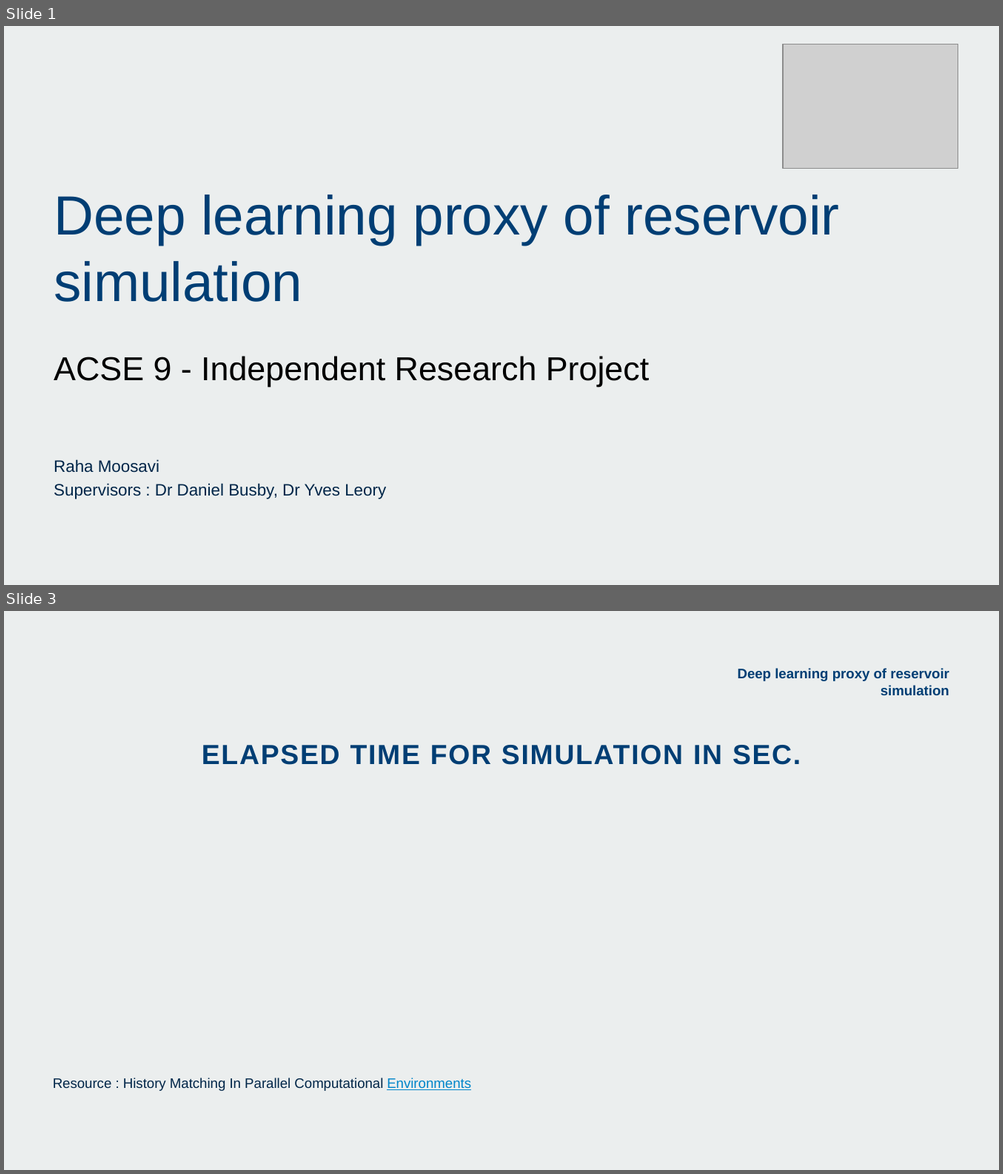
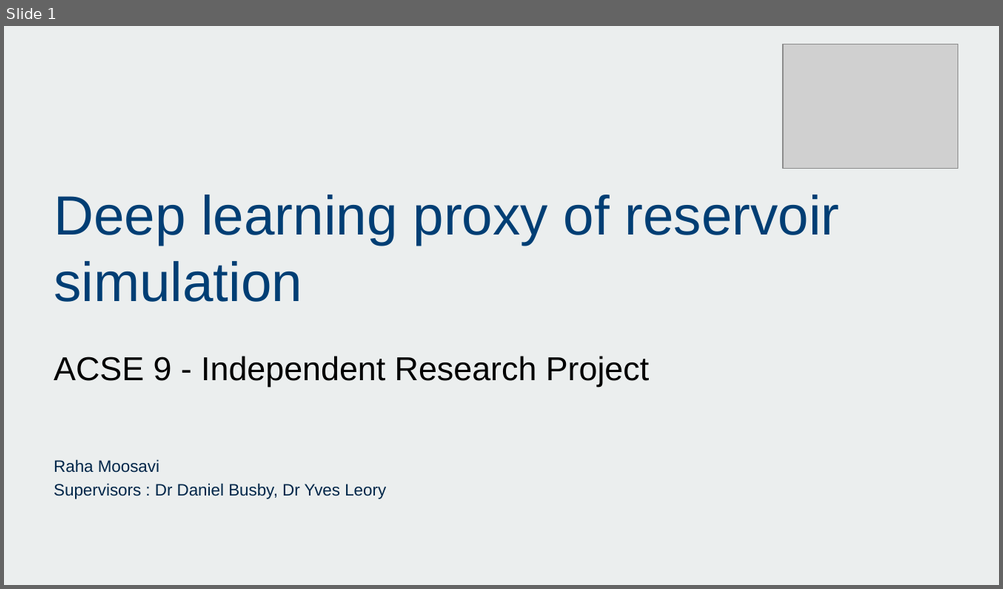
Before and after one commit to acse-srm3018/DeeplearningProxy, a slide deck: RahaMoosavi_presentation_ACSE9.pptx. Shown one above the other, each under a label of ours: slides 1 and 3 before the commit, slide 1 after it; the slides between them are not shown. The pictures are 1003x1174 and 1003x589 pixels, drawn with LibreOffice and Linux fonts; fonts in the diff are those of the drawing; grey boxes stand for pictures; background and template pictures are left out. Boxes give left, top, right and bottom in pixels: in the first picture for what was removed or moved away, otherwise in the second. Text is boxed around its words. In the diff, an @@ line names an element or a change of style, - is before the commit and + after.

```diff
--- a/RahaMoosavi_presentation_ACSE9.pptx
+++ b/RahaMoosavi_presentation_ACSE9.pptx
@@ slide 3 removed at box(4, 611, 999, 1170), background picture (left out) @@
@@ text removed at box(737, 668, 949, 695) @@
-Deep learning proxy of reservoir simulation
@@ text removed at box(202, 745, 800, 765) @@
-ELAPSED TIME FOR SIMULATION IN SEC.
@@ text removed at box(53, 1078, 471, 1091) @@
-Resource : History Matching In Parallel Computational Environments
```
Also in this commit, not shown: 12 slides changed, 2 other slides removed.
